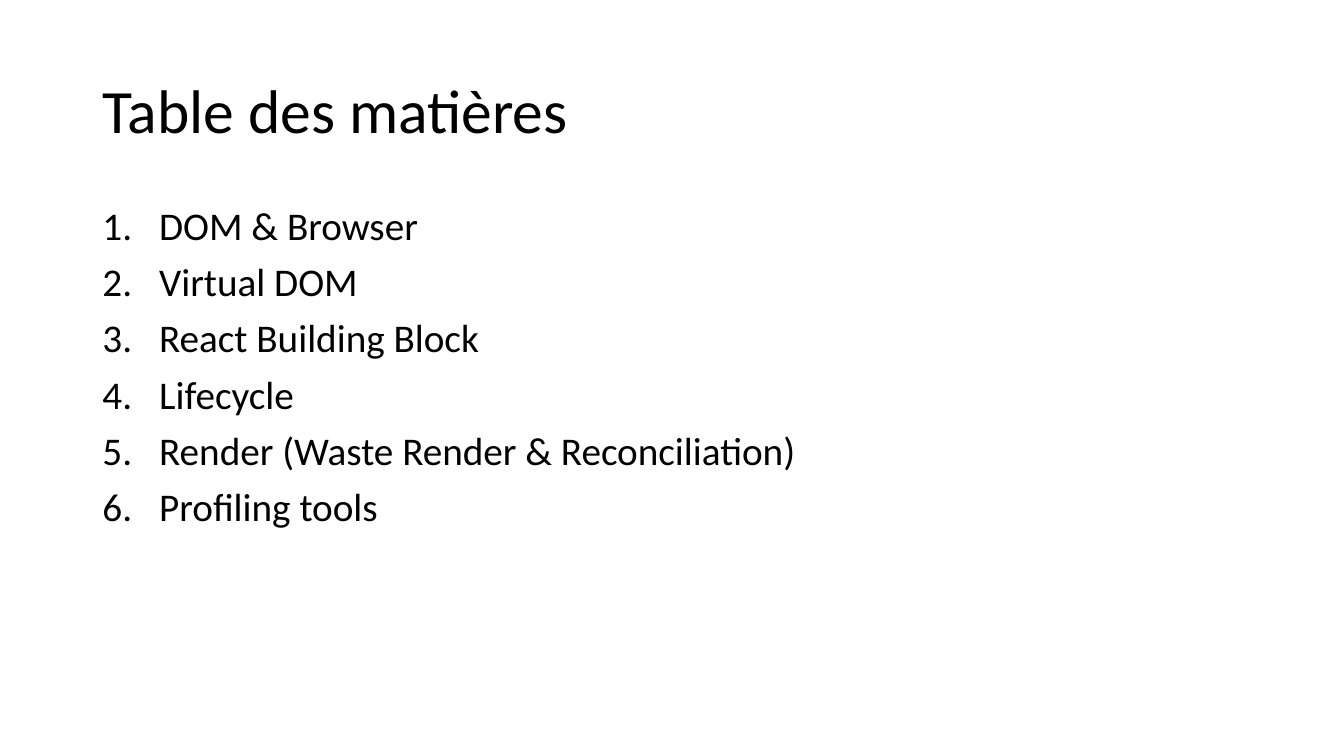
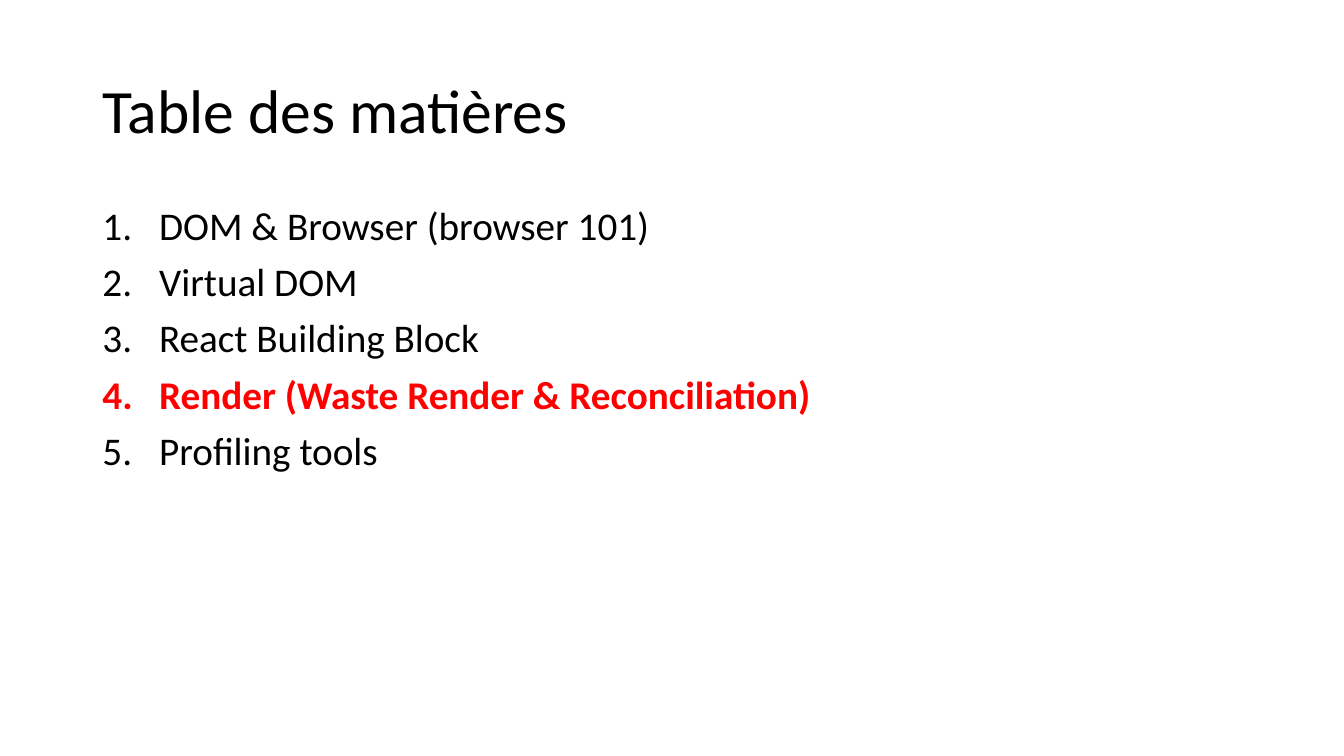
Before and after one commit to samuelgaudreau/formation-front-end-3, a slide deck: slide 3 of part-2/React-Perfo.pptx. Drawn at 1344x756 pixels with LibreOffice and Linux fonts; fonts in the diff are those of the drawing. Boxes give left, top, right and bottom in pixels: in the first picture for what was removed or moved away, otherwise in the second. Text is boxed around its words. In the diff, an @@ line names an element or a change of style, - is before the commit and + after.

```diff
--- a/part-2/React-Perfo.pptx
+++ b/part-2/React-Perfo.pptx
@@ text at [159,211,649,246]: text changed @@
-1. DOM & Browser
+1. DOM & Browser (browser 101)
@@ text at [159,381,294,416]: paragraph removed @@
-4. Lifecycle
@@ text at [159,380,810,415]: text colour #000000 to #FF0000, bold on in "Render (Waste Render & Reconciliation)" @@
```
Also in this commit, not shown: 17 other slides changed, 17 slides added, 1 slide removed, 2 other files.
